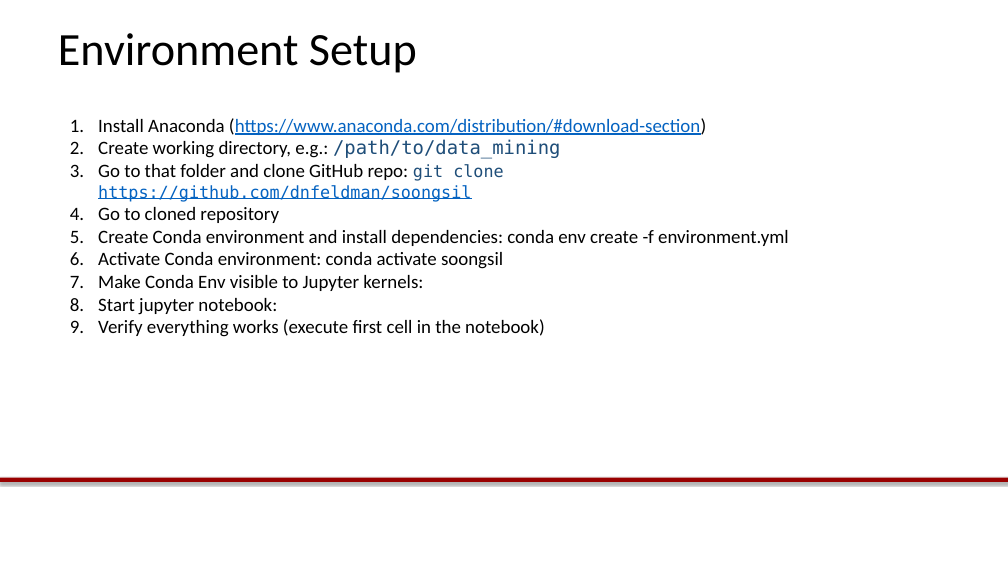
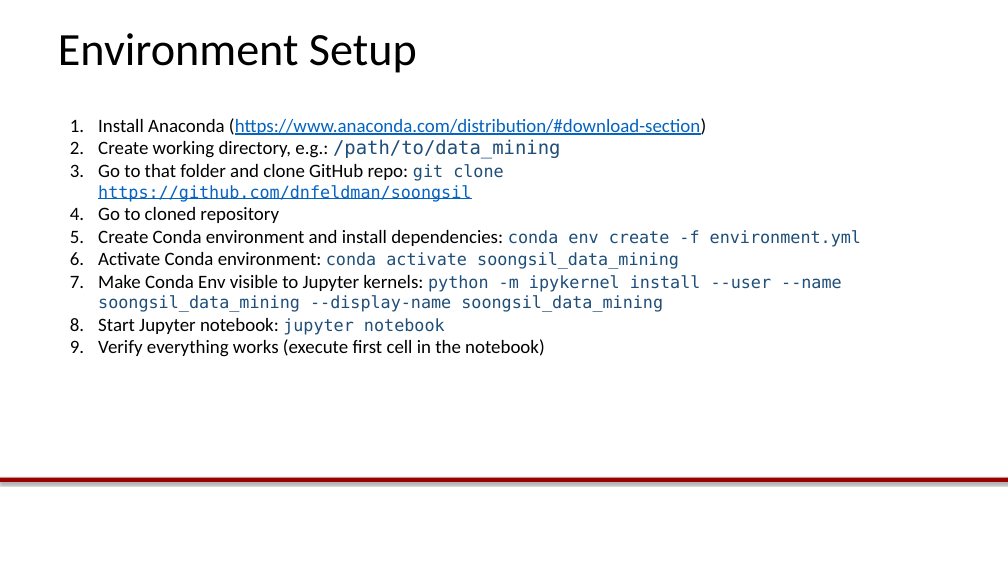
Before and after one commit to dnfeldman/soongsil, a slide deck: slide 6 of Lab1.pptx. Drawn at 1008x567 pixels with LibreOffice and Linux fonts; fonts in the diff are those of the drawing; background and template pictures are left out. Boxes give left, top, right and bottom in pixels: in the first picture for what was removed or moved away, otherwise in the second. Text is boxed around its words. In the diff, an @@ line names an element or a change of style, - is before the commit and + after.

```diff
--- a/Lab1.pptx
+++ b/Lab1.pptx
@@ text at (98,230,861,247): size 18 to 16 pt, font Calibri to DejaVu Sans Mono, text colour #000000 to #1F4E79 in "conda env create -f environment.yml" @@
@@ text at (98,252,842,335): text changed; size 18 to 16 pt; font Calibri to DejaVu Sans Mono; text colour #000000 to #1F4E79 @@
-6. Activate Conda environment: conda activate soongsil
-7. Make Conda Env visible to Jupyter kernels:
-8. Start jupyter notebook:
+6. Activate Conda environment: conda activate soongsil_data_mining
+7. Make Conda Env visible to Jupyter kernels: python -m ipykernel install --user --name soongsil_data_mining --display-name soongsil_data_mining
+8. Start Jupyter notebook: jupyter notebook
```
Also in this commit, not shown: 2 other slides changed, 1 slide removed, 2 other files.
